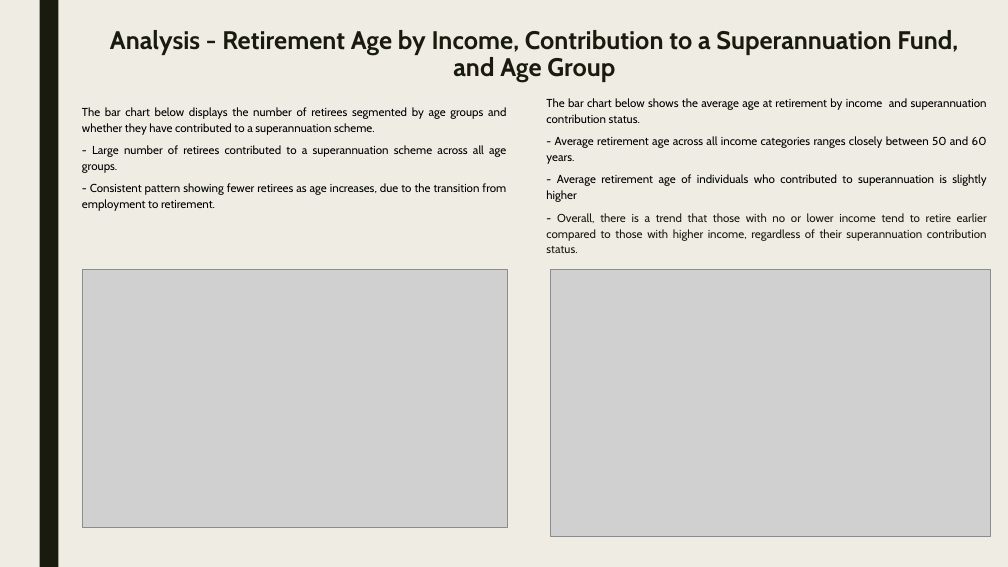
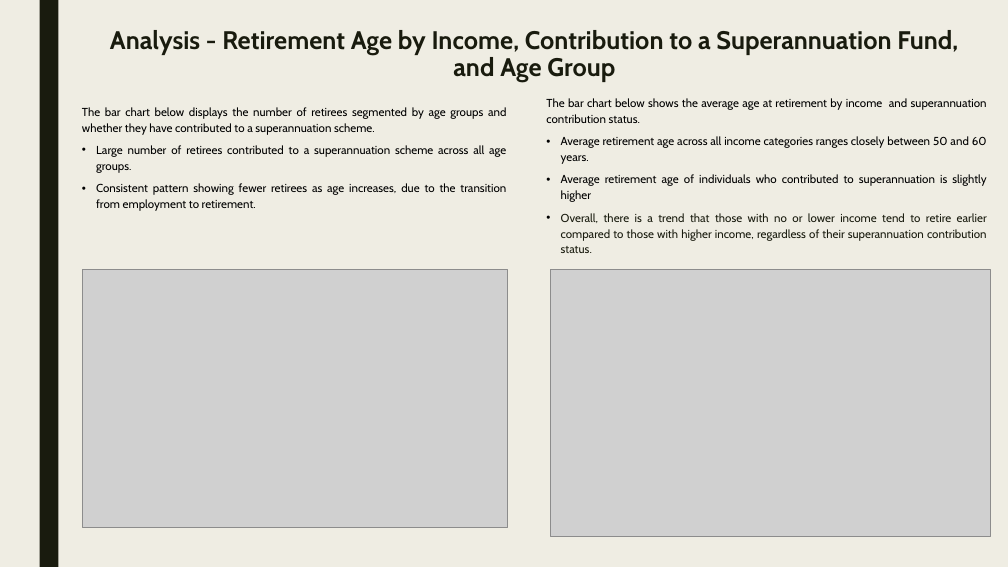
Before and after one commit to braydonnugent/Project1_Group4, a slide deck: slide 15 of PRES Retirement Analysis.pptx. Drawn at 1008x567 pixels with LibreOffice and Linux fonts; fonts in the diff are those of the drawing; grey boxes stand for pictures. Boxes give left, top, right and bottom in pixels: in the first picture for what was removed or moved away, otherwise in the second. Text is boxed around its words. In the diff, an @@ line names an element or a change of style, - is before the commit and + after.

```diff
--- a/PRES Retirement Analysis.pptx
+++ b/PRES Retirement Analysis.pptx
@@ text at <box>96,145,506,211</box>: text changed @@
-- Large number of retirees contributed to a superannuation scheme across all age groups.
-- Consistent pattern showing fewer retirees as age increases, due to the transition from employment to retirement.
+• Large number of retirees contributed to a superannuation scheme across all age groups.
+• Consistent pattern showing fewer retirees as age increases, due to the transition from employment to retirement.
@@ text at <box>561,136,987,253</box>: text changed @@
-- Average retirement age across all income categories ranges closely between 50 and 60 years.
-- Average retirement age of individuals who contributed to superannuation is slightly higher
-- Overall, there is a trend that those with no or lower income tend to retire earlier compared to those with higher income, regardless of their superannuation contribution status.
+• Average retirement age across all income categories ranges closely between 50 and 60 years.
+• Average retirement age of individuals who contributed to superannuation is slightly higher
+• Overall, there is a trend that those with no or lower income tend to retire earlier compared to those with higher income, regardless of their superannuation contribution status.
```
Also in this commit, not shown: 14 other slides changed.
